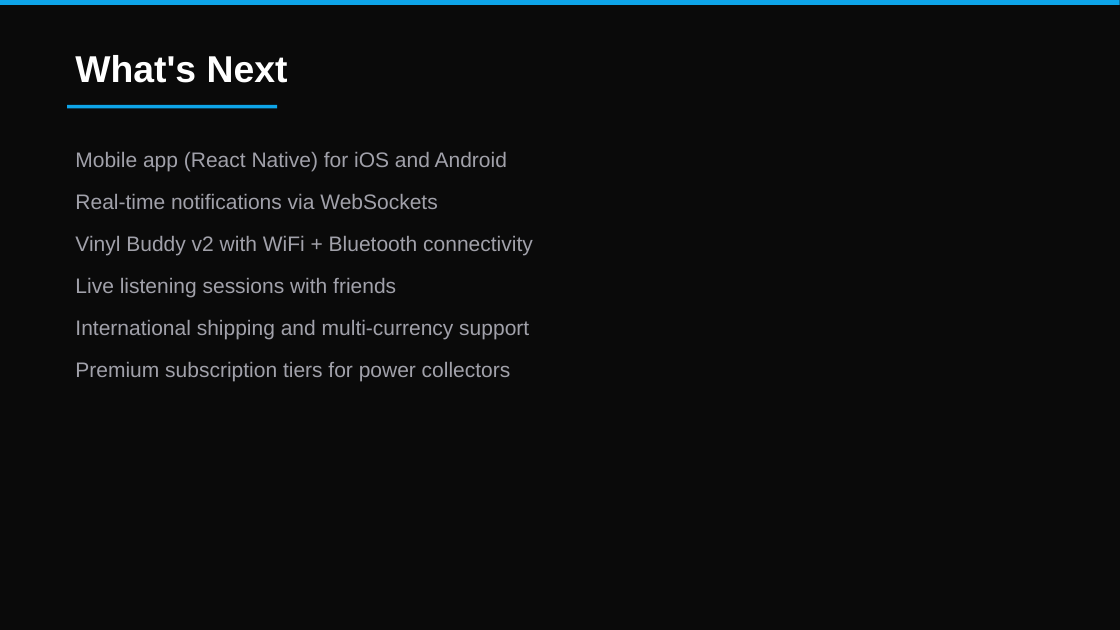
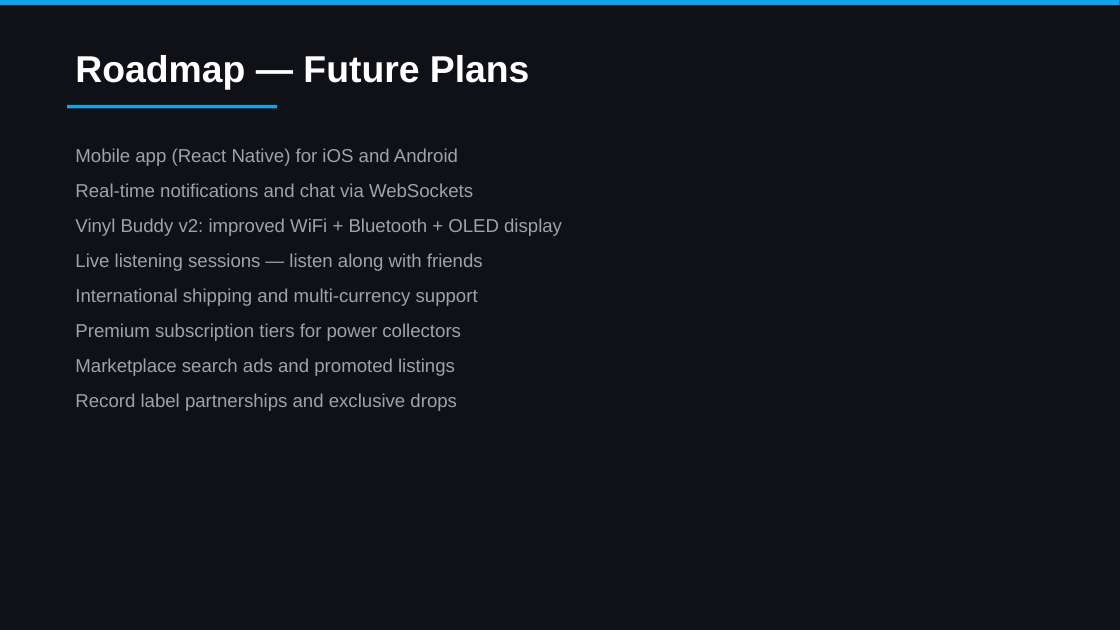
Before and after one commit to colelevy08/groovestack, a slide deck: slide 28 of GrooveStack_Overview.pptx (slide 18 before the commit). Drawn at 1120x630 pixels with LibreOffice and Linux fonts; fonts in the diff are those of the drawing. Boxes give left, top, right and bottom in pixels: in the first picture for what was removed or moved away, otherwise in the second. Text is boxed around its words. In the diff, an @@ line names an element or a change of style, - is before the commit and + after.

```diff
--- a/GrooveStack_Overview.pptx
+++ b/GrooveStack_Overview.pptx
@@ background #0A0A0A to #0F1117 @@
@@ text at (75,55,530,89): text changed @@
-What's Next
+Roadmap — Future Plans
@@ text at (75,148,478,341): size 18 to 16 pt in "Mobile app (React Native) for iOS and ...", "International shipping and multi-currency support", "Premium subscription tiers for power collectors"; line spacing 1.3 to 1.25; less space between paragraphs @@
@@ text at (75,183,562,271): text changed; size 18 to 16 pt @@
-Real-time notifications via WebSockets
-Vinyl Buddy v2 with WiFi + Bluetooth connectivity
-Live listening sessions with friends
+Real-time notifications and chat via WebSockets
+Vinyl Buddy v2: improved WiFi + Bluetooth + OLED display
+Live listening sessions — listen along with friends
@@ text at (75,358,457,411): paragraphs added @@
+Marketplace search ads and promoted listings
+Record label partnerships and exclusive drops
```
Also in this commit, not shown: 11 other slides changed, 17 slides added, 7 slides removed, 6 other files.
